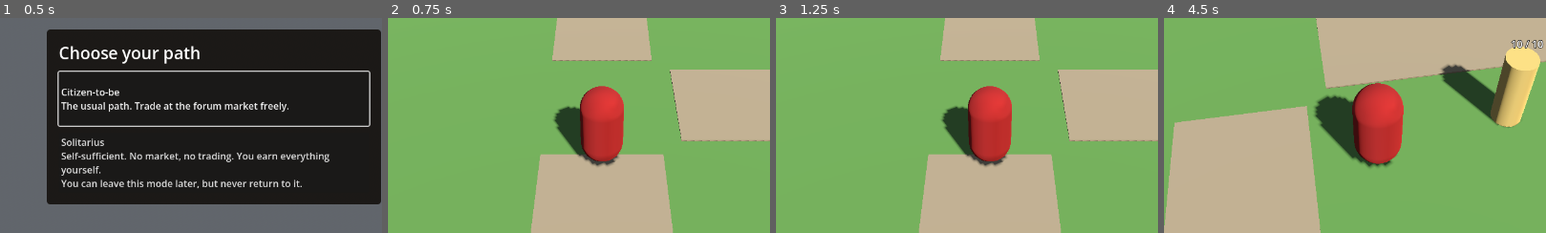
Above: before the commit, frames 1-4 (left to right).
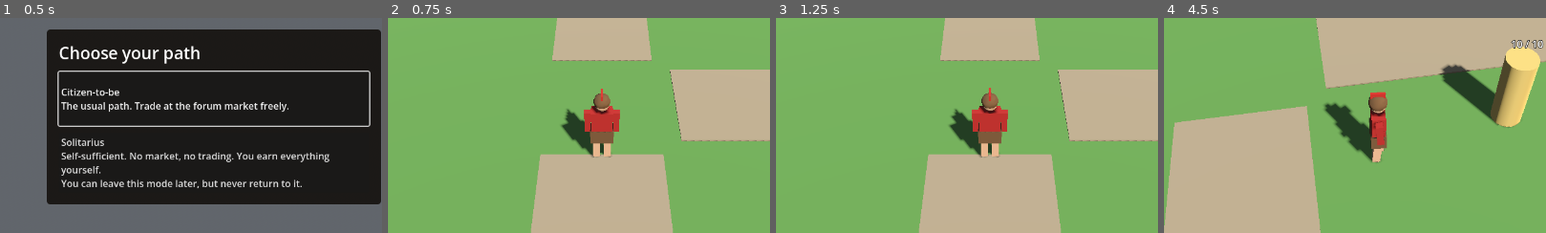
Above: after the commit, the same moments.

Repository: DanteArcese/legio
Game: Godot game, scene res://scenes/main.tscn
The game is run twice, just before and just after one commit, with the same random seed, the same clock (stepped at 60 frames per second) and the same inputs.
Inputs (mouse positions are % of the whole screen's width and height, from its top left):
- Up to frame 1 (0.5 s): no input
- Up to frame 2 (0.75 s): click "Citizen-to-be The usual path.…" at 0.5 s
- Up to frame 3 (1.25 s): no input
- Up to frame 4 (4.5 s): tap Enter (ui_accept) at 1.25, 1.52, 1.82, 4.25 s; move the mouse to (72, 45) at 1.27 s; hold D (move_right) 1.28-2 s; tap Down (camera_down) at 1.35 s; click (72, 45) at 1.42 s; drag from (30, 55) to (45, 70) at 2.02 s; move the mouse to (60, 28) at 2.77 s; hold D (move_right) 2.78-3.5 s; tap Right (camera_right) at 2.85 s; drag from (45, 70) to (20, 35) at 3.52 s; move the mouse to (80, 65) at 4.27 s; hold A (move_left) from 4.28 s (still down); hold Mouse wheel up (camera_zoom_in) from 4.28 s (still down)
The pictures show only the part of the screen within x 22-72%, y 25-75%; the shares and areas given below are measured in that part.

Frame 1 is identical in both runs. In frame 2, 3.7% of the frame differs, in the area x 43-62%, y 31-70%; in frame 3, 3.7%; in frame 4, 5.3%, in the area x 37-63%, y 30-70%.

Commit message:
Add low-poly creature models for monsters and the player (#34)
Co-Authored-By: Claude Opus 5.5 <noreply@anthropic.com>

Diff:
--- a/game/content/monsters.json
+++ b/game/content/monsters.json
@@ -14,8 +14,14 @@
     "drops": "rat",
     "examine": "Fat from the town's grain stores.",
     "appearance": {
-      "color": "#7a6a58",
-      "size": 0.45
+      "model": "quadruped",
+      "color": "#6f6152",
+      "accent": "#b89a8a",
+      "size": 0.45,
+      "features": [
+        "round_ears",
+        "tail"
+      ]
     }
   },
   "wolf": {
@@ -33,8 +39,15 @@
     "drops": "wolf",
     "examine": "A lean grey wolf of the frontier woods.",
     "appearance": {
-      "color": "#8c8c8c",
-      "size": 0.75
+      "model": "quadruped",
+      "color": "#7d7d80",
+      "accent": "#5a5a5e",
+      "size": 0.95,
+      "features": [
+        "ears",
+        "long_snout",
+        "tail"
+      ]
     }
   },
   "wild_boar": {
@@ -52,8 +65,14 @@
     "drops": "wild_boar",
     "examine": "Bristling and bad-tempered.",
     "appearance": {
-      "color": "#5a3d2b",
-      "size": 0.8
+      "model": "quadruped",
+      "color": "#4a3426",
+      "accent": "#2f2219",
+      "size": 1.0,
+      "features": [
+        "tusks",
+        "bristles"
+      ]
     }
   },
   "latro": {
@@ -71,8 +90,14 @@
     "drops": "latro",
     "examine": "A road bandit. He wants your purse.",
     "appearance": {
-      "color": "#4b5a3a",
-      "size": 1.0
+      "model": "humanoid",
+      "color": "#5a4a32",
+      "accent": "#3b3a2c",
+      "size": 1.0,
+      "features": [
+        "hood",
+        "bare_legs"
+      ]
     }
   },
   "lemur": {
@@ -90,8 +115,14 @@
     "drops": "lemur",
     "examine": "A restless shade of the unburied dead.",
     "appearance": {
+      "model": "humanoid",
       "color": "#b8c4d6",
-      "size": 1.0
+      "accent": "#8e9bb0",
+      "size": 1.0,
+      "features": [
+        "ghostly",
+        "glowing_eyes"
+      ]
     }
   },
   "strix": {
@@ -114,8 +145,13 @@
     },
     "examine": "A screech-owl that feeds on the living. Whitethorn keeps it at bay.",
     "appearance": {
+      "model": "bird",
       "color": "#3a2f45",
-      "size": 0.7
+      "accent": "#5c4b6b",
+      "size": 1.1,
+      "features": [
+        "ear_tufts"
+      ]
     }
   }
 }
--- a/game/scenes/monster.tscn
+++ b/game/scenes/monster.tscn
@@ -2,10 +2,6 @@
 
 [ext_resource type="Script" path="res://scripts/world/monster.gd" id="1_monster"]
 [ext_resource type="Script" path="res://scripts/world/sim_entity.gd" id="2_entity"]
-
-[sub_resource type="CapsuleMesh" id="mesh"]
-radius = 0.4
-height = 2.0
 
 [sub_resource type="CapsuleShape3D" id="shape"]
 radius = 0.4
@@ -15,9 +11,6 @@
 collision_layer = 4
 collision_mask = 9
 script = ExtResource("1_monster")
-
-[node name="Mesh" type="MeshInstance3D" parent="."]
-mesh = SubResource("mesh")
 
 [node name="Collision" type="CollisionShape3D" parent="."]
 shape = SubResource("shape")
--- a/game/scripts/player/player.gd
+++ b/game/scripts/player/player.gd
@@ -16,6 +16,8 @@
 const MoveMath := preload("res://scripts/player/move_math.gd")
 const Skills := preload("res://scripts/sim/skills.gd")
 const Navigation := preload("res://scripts/world/navigation.gd")
+const CreatureModel := preload("res://scripts/world/creature_model.gd")
+const LOOK := {"model": "humanoid", "color": "#a3241c", "accent": "#6b4a2a", "size": 1.0, "features": ["helmet", "bare_legs"]}
 
 const CLICK_RAY_LENGTH := 300.0
 ## Terrain (1), monsters (4), and props (8) can be clicked.
@@ -41,6 +43,16 @@
 var _pending_use: Variant = null
 
 @onready var _entity: Node = $SimEntity
+
+var _model: Node3D
+
+
+func _ready() -> void:
+	$Mesh.visible = false
+	_model = CreatureModel.create(LOOK)
+	# The body's origin is at its centre (capsule), the model's at its feet.
+	_model.position.y = -1.0
+	add_child(_model)
 
 
 func _unhandled_input(event: InputEvent) -> void:
@@ -152,6 +164,7 @@
 	if not is_on_floor():
 		velocity += get_gravity() * delta
 	move_and_slide()
+	_model.animate(delta, Vector2(velocity.x, velocity.z).length())
 
 	var facing := direction
 	if face_target:
--- /dev/null
+++ b/game/scripts/world/creature_model.gd
@@ -0,0 +1,190 @@
+extends Node3D
+## Low-poly creature built from primitives, so each monster has a readable
+## silhouette without imported art. Driven by a monster's content
+## "appearance": a model kind (quadruped, humanoid, bird), colours, size, and
+## optional features. Animates a simple walk cycle while moving.
+
+const LEG_SWING := 0.6
+const STEP_RATE := 9.0
+const WING_RATE := 7.0
+
+var kind := "quadruped"
+var _legs: Array[Node3D] = []
+var _arms: Array[Node3D] = []
+var _wings: Array[Node3D] = []
+var _body: Node3D
+var _phase := 0.0
+
+
+## Builds the model. Height of the result is roughly 2 * size for humanoids
+## and 1 * size for quadrupeds, with the origin at the feet.
+static func create(appearance: Dictionary) -> Node3D:
+	var model := new()
+	model.kind = appearance.get("model", "quadruped")
+	var main := Color.html(appearance["color"])
+	var accent := Color.html(appearance.get("accent", appearance["color"]))
+	var features: Array = appearance.get("features", [])
+	match model.kind:
+		"humanoid":
+			model._build_humanoid(main, accent, features)
+		"bird":
+			model._build_bird(main, accent, features)
+		_:
+			model._build_quadruped(main, accent, features)
+	model.scale = Vector3.ONE * float(appearance["size"])
+	return model
+
+
+## speed: horizontal speed in m/s, used to drive the walk cycle.
+func animate(delta: float, speed: float) -> void:
+	var moving := speed > 0.1
+	_phase += delta * (STEP_RATE if moving else 2.0)
+	var swing := sin(_phase) * LEG_SWING if moving else 0.0
+	for i in _legs.size():
+		_legs[i].rotation.x = swing * (1.0 if i % 2 == 0 else -1.0) * (-1.0 if i >= 2 else 1.0)
+	for i in _arms.size():
+		_arms[i].rotation.x = -swing * (1.0 if i == 0 else -1.0) * 0.8
+	for i in _wings.size():
+		var flap := sin(_phase * WING_RATE / STEP_RATE) * (0.7 if moving else 0.25)
+		_wings[i].rotation.z = flap * (1.0 if i == 0 else -1.0)
+	if _body:
+		_body.position.y = _body.get_meta("rest_y") + (absf(sin(_phase)) * 0.04 if moving else sin(_phase) * 0.015)
+
+
+func _build_quadruped(main: Color, accent: Color, features: Array) -> void:
+	_body = _part(self, _box(Vector3(0.5, 0.4, 0.95), main), Vector3(0, 0.55, 0))
+	var head := _part(_body, _box(Vector3(0.36, 0.34, 0.4), main), Vector3(0, 0.12, -0.6))
+	var snout_length := 0.32 if features.has("long_snout") else 0.18
+	_part(head, _box(Vector3(0.2, 0.18, snout_length), accent), Vector3(0, -0.06, -0.2 - snout_length / 2.0))
+	if features.has("ears"):
+		for side in [-1, 1]:
+			_part(head, _cone(0.07, 0.18, main), Vector3(side * 0.12, 0.24, 0.05))
+	if features.has("round_ears"):
+		for side in [-1, 1]:
+			_part(head, _sphere(0.08, accent), Vector3(side * 0.15, 0.18, 0.08))
+	if features.has("tusks"):
+		for side in [-1, 1]:
+			var tusk := _part(head, _cone(0.035, 0.18, Color(0.95, 0.92, 0.82)), Vector3(side * 0.11, -0.08, -0.38))
+			tusk.rotation.x = -0.9
+	if features.has("bristles"):
+		_part(_body, _box(Vector3(0.12, 0.12, 0.8), accent), Vector3(0, 0.24, 0))
+	if features.has("tail"):
+		var tail := _part(_body, _box(Vector3(0.08, 0.08, 0.5), accent), Vector3(0, 0.08, 0.68))
+		tail.rotation.x = 0.5
+	for i in 4:
+		var x := 0.16 if i % 2 == 0 else -0.16
+		var z := -0.32 if i < 2 else 0.32
+		var hip := Node3D.new()
+		hip.position = Vector3(x, 0.4, z)
+		add_child(hip)
+		_part(hip, _box(Vector3(0.12, 0.4, 0.12), accent), Vector3(0, -0.2, 0))
+		_legs.append(hip)
+
+
+func _build_humanoid(main: Color, accent: Color, features: Array) -> void:
+	var skin := Color(0.78, 0.6, 0.45) if not features.has("ghostly") else main.lightened(0.2)
+	_body = _part(self, _box(Vector3(0.5, 0.6, 0.28), main), Vector3(0, 1.15, 0))
+	var head := _part(_body, _sphere(0.17, skin), Vector3(0, 0.48, 0))
+	if features.has("hood"):
+		_part(head, _sphere(0.2, accent), Vector3(0, 0.04, 0.03))
+	if features.has("helmet"):
+		_part(head, _sphere(0.19, accent), Vector3(0, 0.07, 0))
+		_part(head, _box(Vector3(0.05, 0.12, 0.3), Color(0.7, 0.15, 0.1)), Vector3(0, 0.26, 0))
+	if features.has("glowing_eyes"):
+		for side in [-1, 1]:
+			var eye := _part(head, _sphere(0.035, Color(0.6, 0.9, 1.0)), Vector3(side * 0.06, 0.02, -0.15))
+			(eye.mesh.material as StandardMaterial3D).emission_enabled = true
+			(eye.mesh.material as StandardMaterial3D).emission = Color(0.5, 0.9, 1.0)
+	_part(_body, _box(Vector3(0.54, 0.36, 0.32), accent), Vector3(0, -0.42, 0))
+	for side in [-1, 1]:
+		var shoulder := Node3D.new()
+		shoulder.position = Vector3(side * 0.33, 1.4, 0)
+		add_child(shoulder)
+		_part(shoulder, _box(Vector3(0.14, 0.55, 0.14), main), Vector3(0, -0.27, 0))
+		_arms.append(shoulder)
+		var hip := Node3D.new()
+		hip.position = Vector3(side * 0.13, 0.75, 0)
+		add_child(hip)
+		_part(hip, _box(Vector3(0.17, 0.75, 0.17), skin if features.has("bare_legs") else accent), Vector3(0, -0.375, 0))
+		_legs.append(hip)
+	if features.has("ghostly"):
+		_make_translucent(self, 0.55)
+
+
+func _build_bird(main: Color, accent: Color, features: Array) -> void:
+	_body = _part(self, _sphere(0.32, main), Vector3(0, 0.75, 0))
+	_body.scale = Vector3(1.0, 1.25, 1.0)
+	var head := _part(_body, _sphere(0.22, main), Vector3(0, 0.36, -0.05))
+	for side in [-1, 1]:
+		var eye := _part(head, _sphere(0.06, Color(1.0, 0.8, 0.2)), Vector3(side * 0.09, 0.03, -0.17))
+		(eye.mesh.material as StandardMaterial3D).emission_enabled = true
+		(eye.mesh.material as StandardMaterial3D).emission = Color(1.0, 0.7, 0.1)
+	var beak := _part(head, _cone(0.05, 0.12, accent), Vector3(0, -0.06, -0.22))
+	beak.rotation.x = -PI / 2
+	if features.has("ear_tufts"):
+		for side in [-1, 1]:
+			_part(head, _cone(0.05, 0.16, accent), Vector3(side * 0.12, 0.2, 0))
+	for side in [-1, 1]:
+		var shoulder := Node3D.new()
+		shoulder.position = Vector3(side * 0.28, 0.9, 0)
+		add_child(shoulder)
+		_part(shoulder, _box(Vector3(0.7, 0.06, 0.4), accent), Vector3(side * 0.35, 0, 0.05))
+		_wings.append(shoulder)
+	for side in [-1, 1]:
+		var hip := Node3D.new()
+		hip.position = Vector3(side * 0.1, 0.42, 0)
+		add_child(hip)
+		_part(hip, _box(Vector3(0.06, 0.42, 0.06), Color(0.85, 0.7, 0.3)), Vector3(0, -0.21, 0))
+		_legs.append(hip)
+
+
+func _part(parent: Node3D, mesh: Mesh, at: Vector3) -> MeshInstance3D:
+	var instance := MeshInstance3D.new()
+	instance.mesh = mesh
+	instance.position = at
+	if parent == _body or parent == self:
+		instance.set_meta("rest_y", at.y)
+	parent.add_child(instance)
+	return instance
+
+
+func _material(color: Color) -> StandardMaterial3D:
+	var material := StandardMaterial3D.new()
+	material.albedo_color = color
+	return material
+
+
+func _box(size: Vector3, color: Color) -> BoxMesh:
+	var mesh := BoxMesh.new()
+	mesh.size = size
+	mesh.material = _material(color)
+	return mesh
+
+
+func _sphere(radius: float, color: Color) -> SphereMesh:
+	var mesh := SphereMesh.new()
+	mesh.radius = radius
+	mesh.height = radius * 2.0
+	mesh.radial_segments = 12
+	mesh.rings = 6
+	mesh.material = _material(color)
+	return mesh
+
+
+func _cone(radius: float, height: float, color: Color) -> CylinderMesh:
+	var mesh := CylinderMesh.new()
+	mesh.top_radius = 0.0
+	mesh.bottom_radius = radius
+	mesh.height = height
+	mesh.radial_segments = 8
+	mesh.material = _material(color)
+	return mesh
+
+
+func _make_translucent(node: Node, alpha: float) -> void:
+	for child in node.get_children():
+		if child is MeshInstance3D:
+			var material := child.mesh.material as StandardMaterial3D
+			material.transparency = BaseMaterial3D.TRANSPARENCY_ALPHA
+			material.albedo_color.a = alpha
+		_make_translucent(child, alpha)
--- a/game/scripts/world/monster.gd
+++ b/game/scripts/world/monster.gd
@@ -4,12 +4,19 @@
 
 const ContentDB := preload("res://scripts/content/content_db.gd")
 const Navigation := preload("res://scripts/world/navigation.gd")
+const CreatureModel := preload("res://scripts/world/creature_model.gd")
+
+## Collision height and label height per model kind, as multiples of size.
+const BODY_HEIGHT := {"quadruped": 0.9, "humanoid": 1.9, "bird": 1.2}
+const LABEL_HEIGHT := {"quadruped": 1.3, "humanoid": 2.4, "bird": 1.7}
 
 @export var monster_id := "rat"
 @export var move_speed := 2.5
 @export var turn_speed := 10.0
 
 @onready var _entity: Node = $SimEntity
+
+var _model: Node3D
 
 
 func _enter_tree() -> void:
@@ -18,15 +25,15 @@
 
 func _ready() -> void:
 	var look: Dictionary = ContentDB.monster(monster_id)["appearance"]
-	var material := StandardMaterial3D.new()
-	material.albedo_color = Color.html(look["color"])
-	$Mesh.material_override = material
+	_model = CreatureModel.create(look)
+	add_child(_model)
 	var size := float(look["size"])
-	$Mesh.scale = Vector3.ONE * size
-	$Collision.scale = Vector3.ONE * size
-	$Mesh.position.y = size
-	$Collision.position.y = size
-	$HpLabel.position.y = size * 2.0 + 0.4
+	var shape := CapsuleShape3D.new()
+	shape.radius = 0.35 * size
+	shape.height = maxf(BODY_HEIGHT[look["model"]] * size, shape.radius * 2.0)
+	$Collision.shape = shape
+	$Collision.position.y = shape.height / 2.0
+	$HpLabel.position.y = LABEL_HEIGHT[look["model"]] * size
 
 
 func _physics_process(delta: float) -> void:
@@ -43,5 +50,6 @@
 	if not is_on_floor():
 		velocity += get_gravity() * delta
 	move_and_slide()
+	_model.animate(delta, Vector2(velocity.x, velocity.z).length())
 	if direction != Vector3.ZERO:
 		rotation.y = lerp_angle(rotation.y, atan2(-direction.x, -direction.z), minf(turn_speed * delta, 1.0))
--- /dev/null
+++ b/game/tools/playtest/scenarios/bestiary.gd
@@ -0,0 +1,34 @@
+extends "res://tools/playtest/scenario.gd"
+## Lines up one of every monster (display only, not simulated) in an open
+## field and takes close-up screenshots, for reviewing models with --render.
+
+const ContentDB := preload("res://scripts/content/content_db.gd")
+const MonsterScene := preload("res://scenes/monster.tscn")
+const ROW_START := Vector3(36, 0, 30)
+
+
+func run() -> void:
+	var ids: Array = ContentDB.data()["monsters"].keys()
+	var showcase := Node3D.new()
+	main.add_child(showcase)
+	for i in ids.size():
+		var monster: Node3D = MonsterScene.instantiate()
+		monster.monster_id = ids[i]
+		monster.get_node("SimEntity").remove_from_group("sim_entities")
+		showcase.add_child(monster)
+		monster.global_position = ROW_START + Vector3(i * 2.6, 0, 0)
+		monster.rotation.y = -0.6
+		expect(monster.get_child_count() > 3, "%s has a model" % ids[i])
+	player().global_position = ROW_START + Vector3(ids.size() * 1.3 - 1.3, 1, 5)
+	var rig: Node3D = main.get_node("CameraRig")
+	rig._yaw = 0.0
+	rig._pitch = deg_to_rad(-22.0)
+	rig._apply_rotation()
+	rig.get_node("SpringArm3D").spring_length = 11.0
+	await seconds(0.5)
+	await shot("lineup")
+	# Walk the player past the camera to see the walk cycle.
+	set_stick(Vector2(1, 0))
+	await seconds(0.4)
+	await shot("walking")
+	set_stick(Vector2.ZERO)
Not shown, added: game/scripts/world/creature_model.gd.uid
Not shown, added: game/tools/playtest/scenarios/bestiary.gd.uid
Not shown, changed: tests/test_content.py
Not shown, changed: tools/content_validator.py
